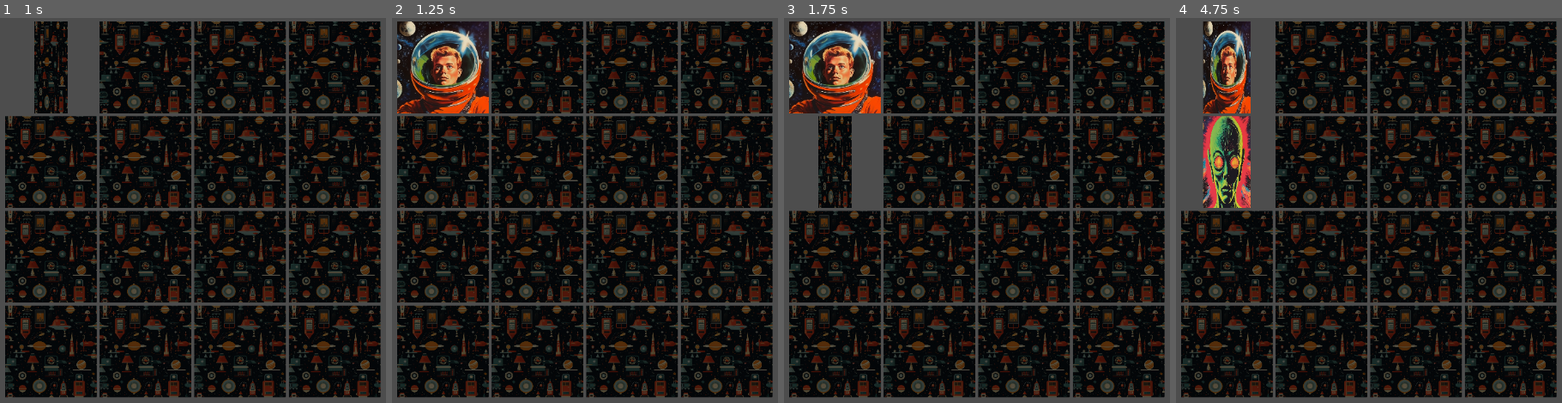
Above: before the commit, frames 1-4 (left to right).
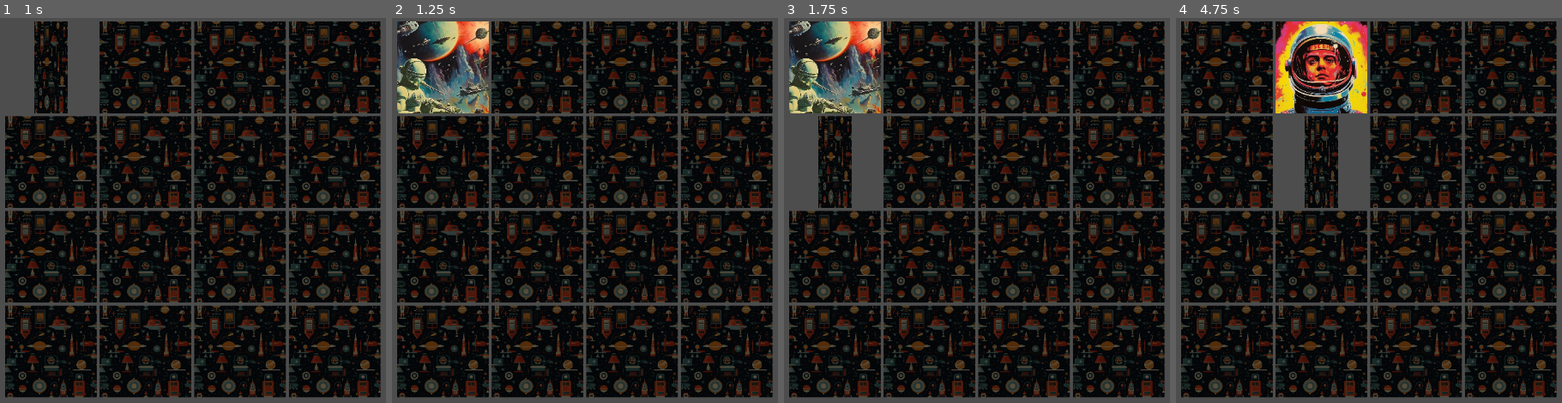
Above: after the commit, the same moments.

Repository: Visssarion/Memory-Card-Game
Game: Godot game, scene res://nodes/scenes/test_dev.tscn
Two runs of this game, one before a commit and one after it. Both use one fixed random seed, a clock stepped at 60 frames per second and the inputs below. The engine's default icon, where the game draws it, is replaced by a stand-in: a white triangle on a blue panel in a dark square.
Inputs (mouse positions are in pixels of both pictures, inside the frame that each line leads up to):
- Up to frame 1 (1 s): tap Enter at 0.5 s; move the mouse to (50, 68) at 0.52 s; click (50, 68) at 0.67 s
- Up to frame 2 (1.25 s): no input
- Up to frame 3 (1.75 s): move the mouse to (834, 160) at 1.27 s; click (834, 160) at 1.42 s
- Up to frame 4 (4.75 s): move the mouse to (1226, 256) at 2.02 s; click (1226, 256) at 2.17 s; tap Space at 2.75 s; move the mouse to (1226, 352) at 2.77 s; click (1226, 352) at 2.92 s; move the mouse to (1322, 68) at 3.52 s; click (1322, 68) at 3.67 s; move the mouse to (1322, 160) at 4.27 s; click (1322, 160) at 4.42 s

Frame 1 is identical in both runs. In frame 2, 5.2% of the frame differs, in the area x 1-26%, y 0-25%; in frame 3, 5.2%; in frame 4, 20%, in the area x 1-50%, y 0-50%.

Commit message:
ADD: Card deck

Diff:
--- a/nodes/scenes/test_dev.tscn
+++ b/nodes/scenes/test_dev.tscn
@@ -1,24 +1,13 @@
-[gd_scene load_steps=12 format=3 uid="uid://ci84s7tkqnanl"]
+[gd_scene load_steps=3 format=3 uid="uid://ci84s7tkqnanl"]
 
 [ext_resource type="Script" path="res://scripts/core/game.gd" id="1_2w54b"]
-[ext_resource type="Resource" uid="uid://bprk2exjpun02" path="res://cards/resources/Themes/FiftySpaceHorror/1.tres" id="3_dge14"]
-[ext_resource type="PackedScene" uid="uid://dutrwwhtuyb38" path="res://nodes/objects/card.tscn" id="4_7br44"]
-[ext_resource type="Resource" uid="uid://bnqkj5vnd3mfv" path="res://cards/resources/Themes/FiftySpaceHorror/2.tres" id="4_h2fip"]
 [ext_resource type="PackedScene" uid="uid://c4pvs8d3svkwb" path="res://nodes/objects/game_camera_2d.tscn" id="5_f0b11"]
-[ext_resource type="Resource" uid="uid://c7nmx7daw4ua1" path="res://cards/resources/Themes/FiftySpaceHorror/3.tres" id="5_j6lv8"]
-[ext_resource type="Resource" uid="uid://7pvmih6yvtl3" path="res://cards/resources/Themes/FiftySpaceHorror/4.tres" id="6_oolc5"]
-[ext_resource type="Resource" uid="uid://mysjv4ihyqn8" path="res://cards/resources/Themes/FiftySpaceHorror/5.tres" id="7_qm8lg"]
-[ext_resource type="Resource" uid="uid://pu2yhm6p2si1" path="res://cards/resources/Themes/FiftySpaceHorror/6.tres" id="8_ya37a"]
-[ext_resource type="Resource" uid="uid://cmlabm6a782vo" path="res://cards/resources/Themes/FiftySpaceHorror/7.tres" id="9_bahb4"]
-[ext_resource type="Resource" uid="uid://c2c84vmjpvyka" path="res://cards/resources/Themes/FiftySpaceHorror/8.tres" id="10_2qrjl"]
 
 [node name="test_dev" type="Node2D"]
 
 [node name="GAMECORE" type="Node2D" parent="."]
 script = ExtResource("1_2w54b")
 rows = 4
-card_prefeb = ExtResource("4_7br44")
-card_theme = Array[Resource("res://scripts/classes/card_data.gd")]([ExtResource("3_dge14"), ExtResource("4_h2fip"), ExtResource("5_j6lv8"), ExtResource("6_oolc5"), ExtResource("7_qm8lg"), ExtResource("8_ya37a"), ExtResource("9_bahb4"), ExtResource("10_2qrjl")])
 
 [node name="GameCamera2D" parent="GAMECORE" instance=ExtResource("5_f0b11")]
 
--- /dev/null
+++ b/scripts/classes/deck.gd
@@ -0,0 +1,28 @@
+extends Node
+
+class_name Deck
+
+var deck_name: String
+var deck: Array[CardData]  # Holds card data such as image and name
+
+func dir_contents(path):
+	# Iterate over resource path, Fills Array[CardData] based on the tres files located in the provided path
+	# Such a folder should only contain card prefabs with CardData class.
+	var dir = DirAccess.open(path)  # read the path of the directory
+	if dir:  # If the directory exists
+		dir.list_dir_begin()  # Initialize stream
+		var file_name = dir.get_next()  # Get next item in the stream
+		while file_name != "":  # Loop until we have no files anymore
+			if not dir.current_is_dir():  # If the file is not a directory, we keep it
+				var card = load("%s/%s" % [path, file_name])  # Format the path and try to load the card
+				deck.append(card)  # Append the card to our deck
+			file_name = dir.get_next()  # Update the file_name with the next file in the stream
+	else:  # If anything goes wrong, we let the art people know in the console.
+		print("An error occurred when trying to access the path for the card deck located in ; res://cards/resources/Themes/***.")
+
+func fetch():
+	# Fetch the requested deck based on the name the class was initialized with
+	# Checks if folder exists; Generates CardData; Creates a set of cards used for the game
+	var path: String = "res://cards/resources/Themes/%s" % deck_name  # Format Deck folder location
+	dir_contents(path)  # Iterate over folder content, determine deck
+	return deck  # Return the deck we just created dynamically
--- a/scripts/core/game.gd
+++ b/scripts/core/game.gd
@@ -3,22 +3,27 @@
 
 class_name Game
 
+@export_group("Round Settings")
+@export var round_timeout: float = 1.5  # Default timeout for a loss
+
 @export_group("Board Settings")
 @export_range(2, 16, 2) var rows: int = 2  # Dynamically set the amount of cards on the board
-@export var card_prefeb: PackedScene  # Holds Card prefab
 @export var cards_left_for_win: int = 0  # Total amount of cards required on the board in order to win
 
 @export_group("Card Settings")
-@export var card_theme: Array[CardData]  # Holds card data such as image and name
+@export var deck_name: String = "FiftySpaceHorror"  # Card deck name
 @export var pixelsize: int = 512  # Holds pixel size of each card art
 @export var gridsize: int = 15  # Pixel distant within the grid between cards
 
 enum gamephases {PICK_A, PICK_B, RESULT}  # Available gamestates
 var gamephase: gamephases = gamephases.PICK_A  # Current state of the gameloop
 
+var deck: Deck
+var card_theme: Array[CardData]  # Holds card data such as image and name
 var cards_on_board: Array[Card]  # Private var which holds current cards on the board
 var selected_card_a: Card  # Player selected first choice
 var selected_card_b: Card  # Player selected second choice
+var card_prefeb: PackedScene = load("res://nodes/objects/card.tscn")  # Holds Card prefab
 
 # This method finalizes the game, and throws either in endless mode new cards on the board, or in
 # story
@@ -34,16 +39,15 @@
 
 # Here we determine the winner of each result phase, runs before reseting the gameloop
 func determine_win() -> void:
-	var timeout = 3  # Default timeout for a loss
 	# If we have a match, we obviously win
 	if selected_card_a.card_data.name == selected_card_b.card_data.name:
-		timeout = 1  # Reduce timer to keep the player engadget
+		round_timeout = 1  # Reduce timer to keep the player engadget
 		print('WINNER, TODO HERE :eyes:')
 		# Destroy cards? TODO
-		finalize_game()
+		finalize_game()  # Check if the board has been cleared.
 
 	var timer = $setTimeout  # Obtain timeout component
-	timer.wait_time = timeout  # Connect the finalize method to the timeout
+	timer.wait_time = round_timeout  # Connect the finalize method to the timeout
 	timer.start()  # Start the timeout counting down to execute the method hold by the timer
 
 # Check result state, reset gameloop
@@ -75,10 +79,17 @@
 		determine_win()  # Check for a winner, execute timer to flip gamestate back to PICK_A
 
 func _ready():
+	# Fetch Deck
+	deck = Deck.new()  # Initialize a new deck
+	deck.deck_name = deck_name  # Set the deck name
+	card_theme = deck.fetch()  # Obtain the deck
+	card_theme.shuffle()  # Pre shuffle the deck
+	card_theme = card_theme.slice(0, (rows*rows) / 2)  # Pick the amount of cards required to fill the board
+
 	## Duplicate cards
 	card_theme += card_theme  # Make a set of cards (Duplicate them)
-	card_theme.shuffle()  # Shuffle cards
-	$setTimeout.timeout.connect(set_result_state)
+	card_theme.shuffle()  # Shuffle cards for the game
+	$setTimeout.timeout.connect(set_result_state)  # Connect setTimeout method with the timer
 
 	## Instantiate cards to game board from resources
 	for card in card_theme:  # For each card in our Theme
